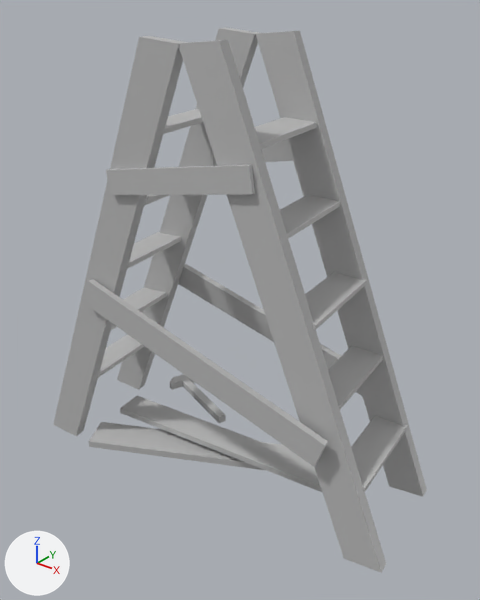
The FBX model Assets/FBX/A3D_Echelle_et_planches_.fbx as it was, and as the next commit left it.
The view is the same before and after, from a camera (50 mm lens) standing at (0.388, -0.576, 0.274) and looking at (-0.059, -0.017, -0.072). Arrows for +X, +Y and +Z are at lower left; the lights stay in place. Where no turn or scale is listed for an object, it has been applied to the vertices.
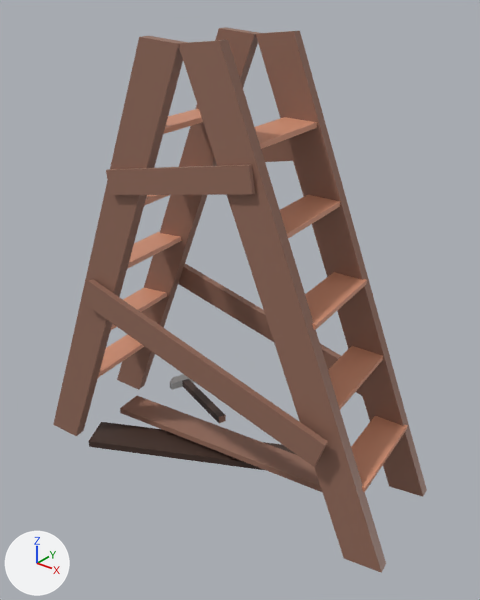
The newer file is also turned or shifted as a whole; pictures and numbers use the older file's frame.

Changed parts and their boxes (x1, y1, x2, y2) in the pictures (480 x 600 px):
part 1 of me_mesh, recoloured (grey to brown)
    both: (53, 27, 427, 573)
part 2 of me_mesh, recoloured (grey to brown)
    both: (127, 109, 367, 330)
part 3 of me_mesh, recoloured (grey to brown)
    both: (328, 346, 408, 492)
part 4 of me_mesh, recoloured (grey to brown)
    both: (98, 288, 167, 377)
part 5 of me_mesh, recoloured (grey to brown)
    both: (89, 422, 371, 485)
part 6 of me_mesh, recoloured
    both: (182, 379, 225, 423)

Patch to the scene script:
```diff
--- a/Assets/FBX/A3D_Echelle_et_planches_.fbx.py
+++ b/Assets/FBX/A3D_Echelle_et_planches_.fbx.py
@@ mat_lambert61 @@
+mat_lambert61 = principled_material('lambert61')
+mat_lambert61.base_color = (0.0595, 0.0319, 0.0236)  # brown #45322a
@@ mat_lambert55 @@
+mat_lambert55 = principled_material('lambert55')
+mat_lambert55.base_color = (0.303, 0.154, 0.109)  # brown #966d5d
@@ mat_lambert57 @@
+mat_lambert57 = principled_material('lambert57')
+mat_lambert57.base_color = (0.0579, 0.0311, 0.023)  # brown #44312a
@@ mat_lambert59 @@
+mat_lambert59 = principled_material('lambert59')
+mat_lambert59.base_color = (0.657, 0.285, 0.173)  # beige #d49173
@@ me_mesh @@
 me_mesh.from_pydata(...)  # 178 vertices, 128 faces; spans x -0.26..0.26, y -0.109..0.109, z -0.269..0.269
 # used by ob_pcube197; location = (-0.08, -0.017, -0.046)
+# me_mesh part 1: 52 of the faces centred in x -0.206..0.187, y -0.101..0.1, z -0.257..0.267 switch from mat_lambert9 (grey #bcbcbc) to mat_lambert55 (brown #966d5d)
+# me_mesh part 2: 36 of the faces centred in x -0.15..0.151, y -0.082..0.079, z 0.002..0.179 switch from mat_lambert9 (grey #bcbcbc) to mat_lambert59 (beige #d49173)
+# me_mesh part 3: 12 of the faces centred in x 0.141..0.219, y -0.049..0.086, z -0.177..-0.083 switch from mat_lambert9 (grey #bcbcbc) to mat_lambert59 (beige #d49173)
+# me_mesh part 4: 10 of the faces centred in x -0.218..-0.14, y -0.086..0.045, z -0.177..-0.083 switch from mat_lambert9 (grey #bcbcbc) to mat_lambert59 (beige #d49173)
+# me_mesh part 5: all 3 faces centred in x -0.009..0.012, y -0.021..0.019, z -0.26..-0.255 switch from mat_lambert9 (grey #bcbcbc) to mat_lambert61 (brown #45322a)
+# me_mesh part 6: all 3 faces centred in x -0.106..-0.102, y 0.061..0.072, z -0.258..-0.252 switch from mat_lambert9 (grey #bcbcbc) to mat_lambert57 (brown #44312a)
```
